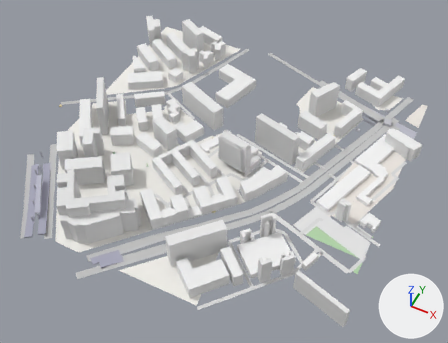
Before and after pictures for a commit that changed the glTF model white-model-six-districts/chunks/125_104_high.glb.
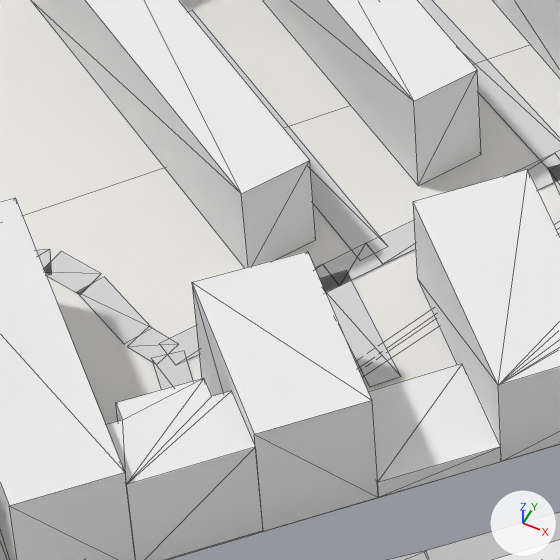
The first picture shows the older version from a 50 mm camera at (3042.0, -1839.0, 696.0) aimed at (2760.0, -1276.0, -7.0). The close-ups show the older and then the newer version on the part from 33% to 46% of the width and 49% to 66% of the height of that picture. Only the edits that show in the close-ups are written down. Arrows for +X, +Y and +Z are at lower right; the lights stay in place. The close-ups show mesh edges as thin lines. Vertices at exactly the same position are counted once.
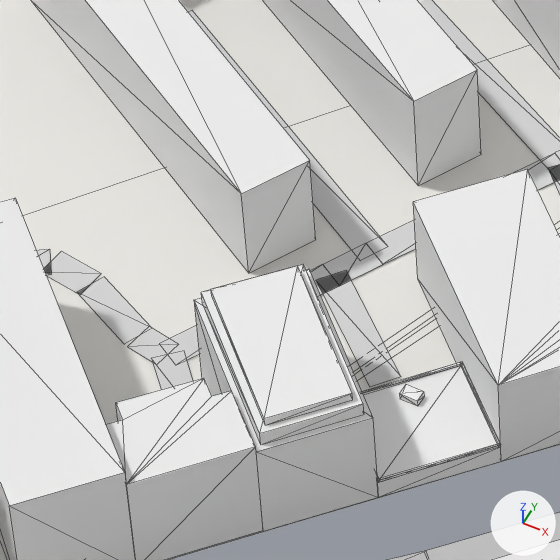
Changed parts and their boxes (x1, y1, x2, y2) in the close-ups (560 x 560 px):
part 1 of me_mesh_0, added
    after: (400, 385, 424, 406)
part 2 of me_mesh_0, cut back
    before: (192, 251, 378, 531)
    after: (194, 264, 501, 531)

The change in detail:
me_mesh_0 is used by ob_mesh_0; location (0.0, 0.0, 0.0).
me_mesh_0 had 2154 vertices, 2227 faces and spanned x 2449.0..3016.0, y -1536.0..-968.0, z -13.0..60.0.
me_mesh_0 now has 2362 vertices, 2481 faces and spans x 2449.0..3016.0, y -1536.0..-968.0, z -13.0..60.0.
me_mesh_0 part 1: the loose piece of 8 vertices spanning x 2783.0..2787.0, y -1359.0..-1355.0, z 0.0..2.0 is copied, and the copy is moved by (-28.0, -11.0, 3.0); it spans x 2755.0..2758.0, y -1369.0..-1367.0, z 3.0..4.0.
me_mesh_0 part 2: 4 vertices moved from x 2725.0..2759.0, y -1397.0..-1364.0, z 22.0 to x 2725.0..2759.0, y -1397.0..-1364.0, z 18.0; 36 vertices added at x 2727.0..2772.0, y -1396.0..-1359.0, z 3.0..22.0.
Other edits to the shape of me_mesh_0 do not show in these pictures.
